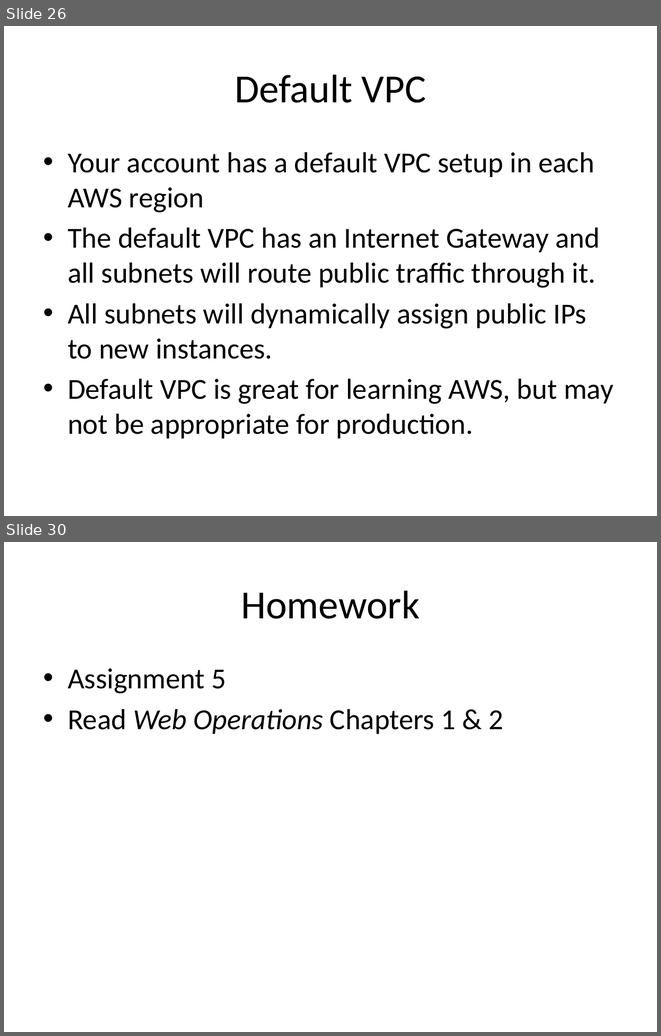
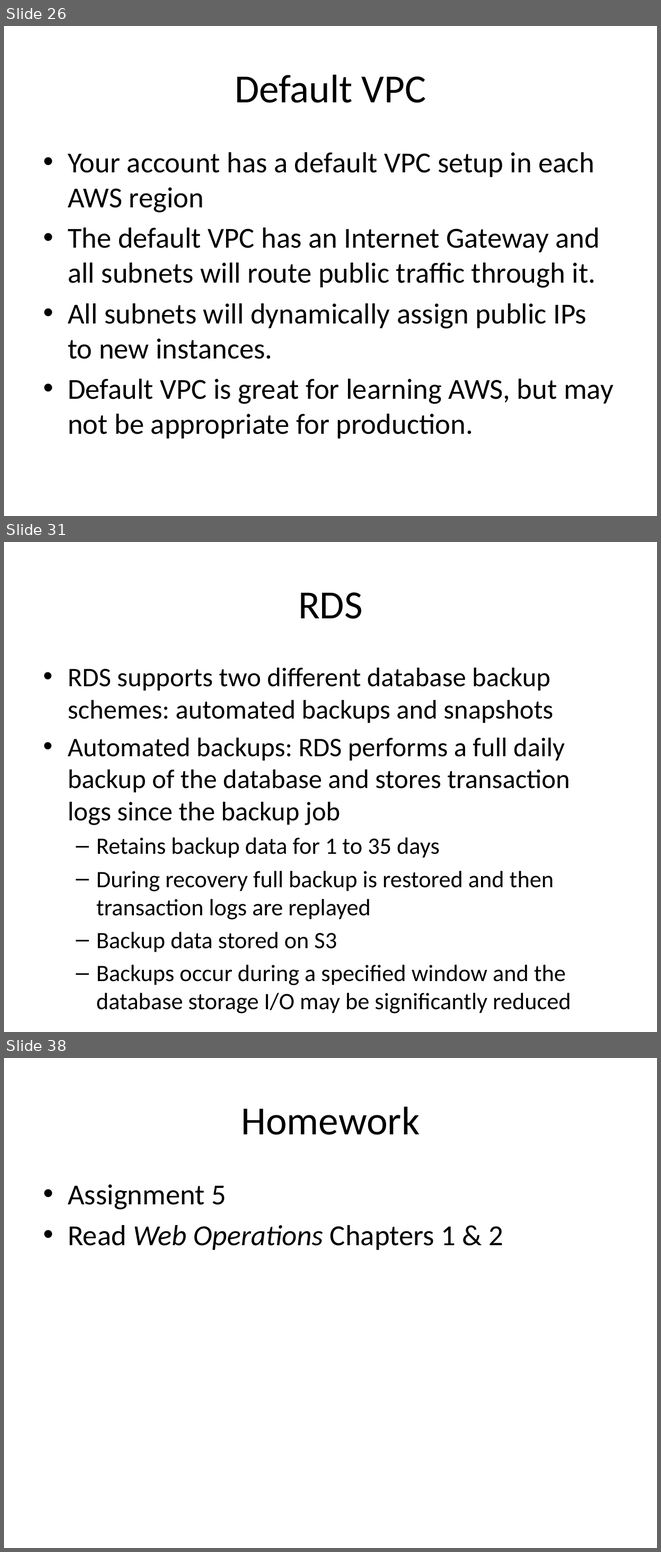
Before and after one commit to jasondbaker/infrastructure-class, a slide deck: infrastructure-week-5.pptx. Shown one above the other, each under a label of ours: slides 26 and 30 before the commit, slides 26, 31 and 38 after it; the slides between them are not shown. The pictures are 661x1036 and 661x1552 pixels, drawn with LibreOffice and Linux fonts; fonts in the diff are those of the drawing. Boxes give left, top, right and bottom in pixels: in the first picture for what was removed or moved away, otherwise in the second. Text is boxed around its words. In the diff, an @@ line names an element or a change of style, - is before the commit and + after.

```diff
--- a/infrastructure-week-5.pptx
+++ b/infrastructure-week-5.pptx
@@ slide 31 added at (4,542,657,1032), background #FFFFFF @@
@@ title added at (298,592,363,619), 44 pt, text #000000 @@
+RDS
@@ text added at (68,668,571,1013), 25.9 pt, text #000000 @@
+• RDS supports two different database backup schemes: automated backups and snapshots
+• Automated backups: RDS performs a full daily backup of the database and stores transaction logs since the backup job
+  – Retains backup data for 1 to 35 days
+  – During recovery full backup is restored and then transaction logs are replayed
+  – Backup data stored on S3
+  – Backups occur during a specified window and the database storage I/O may be significantly reduced
@@ what was slide 30 is now slide 38 @@
```
Also in this commit, not shown: 4 slides changed, 7 other slides added, 1 other file.
